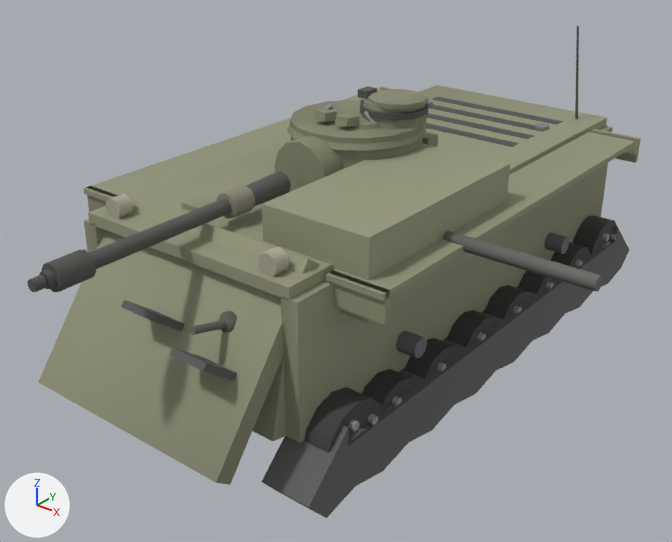
The glTF model client/assets/models/m3lee.glb: old version first, new version second.
The view is the same before and after, from a 50 mm lens placed at (5.86, -8.18, 5.68), pointed at (0.25, -1.16, 1.33). Lighting does not change. The marker at lower left points along +X, +Y and +Z. The picture after the commit comes second. Where no turn or scale is listed for an object, it has been applied to the vertices. Vertices at exactly the same position are counted once.

Objects in the first picture: 'barrel', 'glacis', 'hullSide', 'hullTop', 'lowerPlate', 'mantlet', 'tracks', 'turretRoof', 'wheel11', 'wheel12', 'wheel13', 'wheel14' and 8 more.
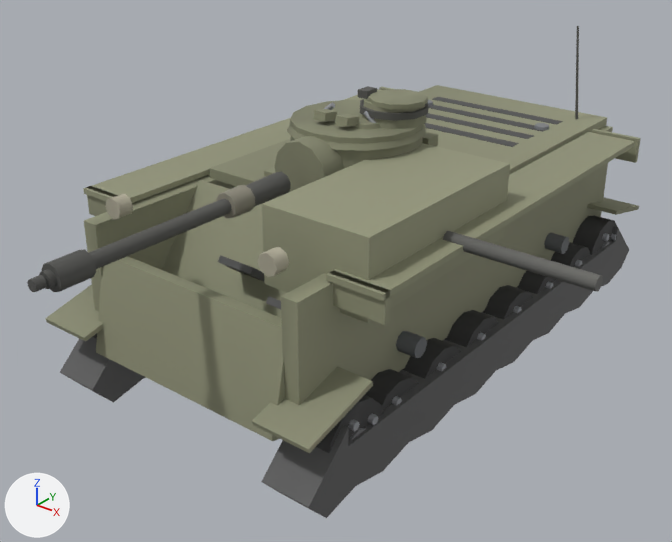
Location of each change, [x1, y1, x2, y2] in pixels of the pictures (672 x 542 px; the box of a moved part takes in the faces that stretch with it):
'glacis', reshaped
    before: [38, 194, 319, 485]
    after: [162, 167, 287, 318]
'tracks', reshaped
    before: [262, 226, 629, 518]
    after: [45, 197, 639, 518]
'hullTop', reshaped
    before: [88, 85, 607, 300]
    after: [209, 85, 607, 186]
part 1 of me_mesh_16, added
    after: [45, 197, 639, 453]
part 2 of me_mesh_18, moved or reshaped
    before: [38, 196, 319, 485]
    after: [162, 180, 287, 318]
part 3 of me_mesh_18, moved or reshaped (mostly hidden afterwards)
    before: [182, 194, 217, 211]
    after: [264, 167, 276, 176]
part 4 of me_mesh_18, moved or reshaped (not visible afterwards)
    before: [219, 311, 237, 333]
part 5 of me_mesh_18, moved or reshaped (not visible afterwards)
    before: [189, 320, 226, 335]
part 6 of me_mesh_18, moved or reshaped
    before: [121, 300, 185, 331]
    after: [218, 255, 265, 282]
part 7 of me_mesh_18, moved or reshaped (mostly hidden afterwards)
    before: [170, 348, 237, 381]
    after: [266, 297, 281, 310]
'lowerPlate', unchanged, uncovered by the edit
    before: [253, 358, 286, 441]
    after: [96, 256, 285, 441]

The change in detail:
me_mesh_16 is used by ob_tracks; location (0.0, 0.0, 0.0).
me_mesh_16 had 160 vertices, 296 faces and spanned x -1.74..1.74, y -3.4..3.4, z 0.1..1.17.
me_mesh_16 now has 192 vertices, 344 faces and spans x -1.78..1.78, y -3.44..3.4, z 0.1..1.26.
Part 1, on me_mesh_16:
16 vertices are added at x -1.78..1.14, y -3.44..3.4, z 0.98..1.26.
16 new vertices lie (0.64, 0.0, 0.0) away from vertices in x -1.78..1.14, y -3.44..3.4, z 0.98..1.26.
48 new faces join them.
me_mesh_18 is used by ob_glacis; location (0.0, 0.0, 0.0).
me_mesh_18 had 80 vertices, 132 faces and spanned x -1.22..1.22, y -3.97..-2.15, z 0.62..2.34.
me_mesh_18 now has 80 vertices, 132 faces and spans x -1.22..1.22, y -2.88..-0.96, z 0.49..2.29.
me_mesh_18 part 2: the loose piece of 8 vertices spanning x -1.22..1.22, y -3.97..-2.6, z 0.62..2.34 is scaled about its middle by (1, 0.982, 0.981), then moved by (0.0, 1.08, -0.15).
me_mesh_18 part 3: the loose piece of 8 vertices spanning x -0.67..-0.37, y -2.45..-2.15, z 2.15..2.29 is moved by (0.0, 1.19, 0.0).
me_mesh_18 part 4: the loose piece of 26 vertices spanning x 0.56..0.8, y -3.29..-3.05, z 1.59..1.83 is moved by (0.0, 1.19, 0.0).
me_mesh_18 part 5: the loose piece of 14 vertices spanning x 0.64..0.71, y -3.63..-3.17, z 1.68..1.87 is moved by (0.0, 1.19, 0.0).
me_mesh_18 part 6: the loose piece of 8 vertices spanning x -0.21..0.25, y -3.68..-2.99, z 1.31..1.86 is moved by (0.0, 1.19, 0.0).
me_mesh_18 part 7: the loose piece of 8 vertices spanning x 0.55..1.01, y -3.8..-3.11, z 1.15..1.7 is moved by (0.0, 1.19, 0.0).
Other edits to the shape of me_mesh_18 do not show in these pictures.
me_mesh_21 is used by ob_hulltop; location (0.0, 0.0, 0.0).
Before the commit, vertices of me_mesh_21: 0 (1.3, -3.1, 2.23) at pixel (288, 287), 1 (1.3, -3.1, 2.11) at pixel (289, 300), 6 (-1.3, -3.1, 2.23) at pixel (88, 212), 7 (-1.3, -3.1, 2.11) at pixel (89, 223).
me_mesh_21 had 76 vertices, 124 faces and spanned x -1.3..1.3, y -3.1..3.1, z 2.11..2.27.
me_mesh_21 now has 76 vertices, 124 faces and spans x -1.3..1.3, y -1.46..3.1, z 2.11..2.27.
Part 8, on me_mesh_21:
Vertices 0, 1, 6, 7 of me_mesh_21 move by (0.0, 1.64, 0.0).
